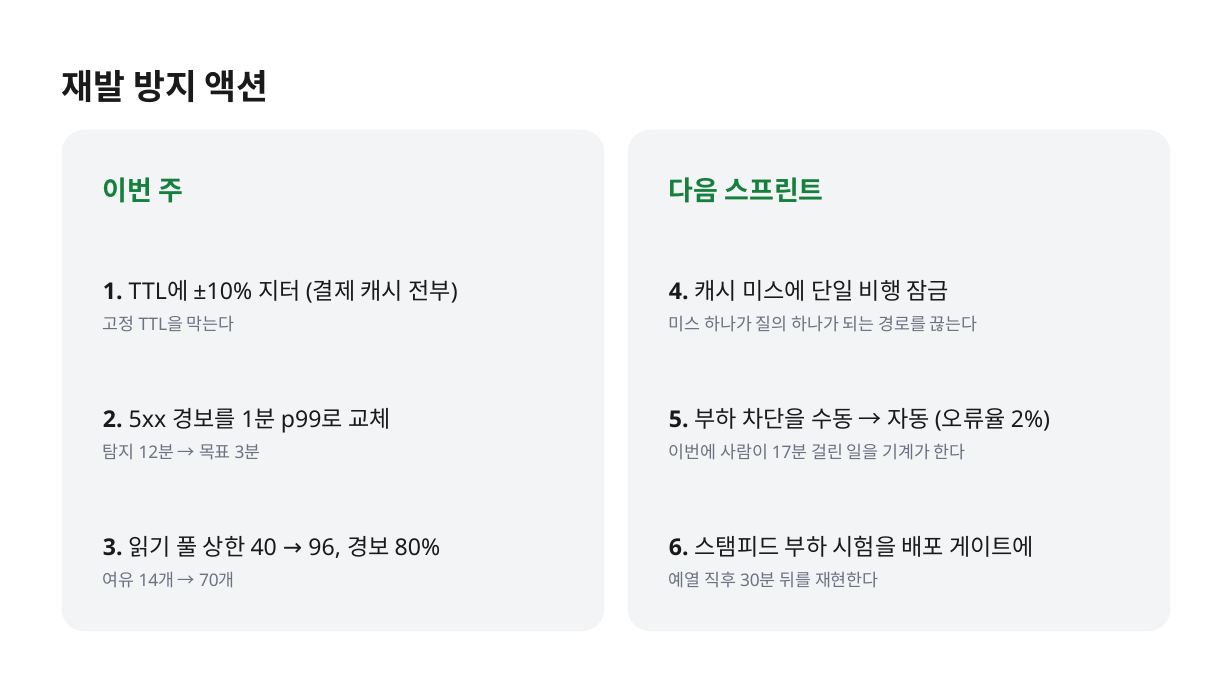
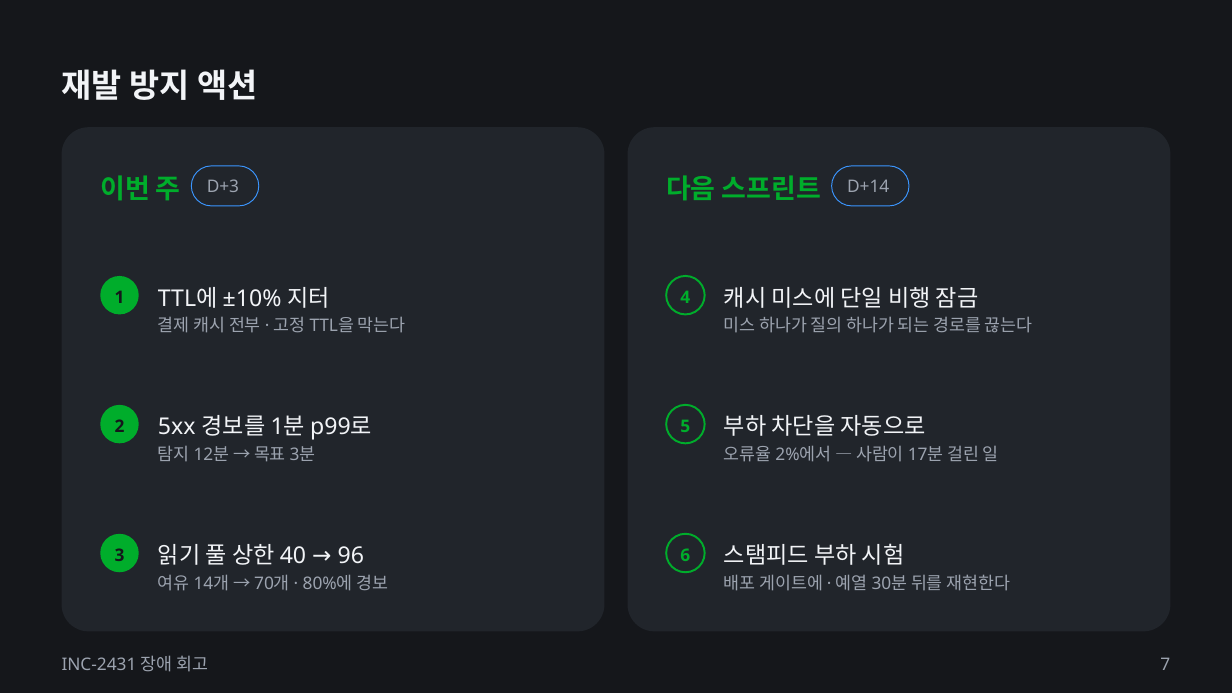
Before and after one commit to k2sebeom/balpyo, a slide deck: slide 7 of examples/showcase/decks/incident-postmortem/inc-2431-장애-회고.pptx. Drawn at 1232x693 pixels with LibreOffice and Linux fonts; fonts in the diff are those of the drawing. Boxes give left, top, right and bottom in pixels: in the first picture for what was removed or moved away, otherwise in the second. Text is boxed around its words. In the diff, an @@ line names an element or a change of style, - is before the commit and + after.

```diff
--- a/examples/showcase/decks/incident-postmortem/inc-2431-장애-회고.pptx
+++ b/examples/showcase/decks/incident-postmortem/inc-2431-장애-회고.pptx
@@ background #FFFFFF to #15171B @@
@@ title "재발 방지 액션" at (x1=62, y1=69, x2=257, y2=100): size 27 to 25.5 pt, text colour #1A1A1A to #F2F4F7; line spacing 35.1pt to 33.1pt @@
@@ rounded rectangle at (x1=62, y1=128, x2=605, y2=632): fill #F3F4F6 to #21252B; shadow on; proportions changed @@
@@ rounded rectangle at (x1=628, y1=128, x2=1171, y2=632): fill #F3F4F6 to #21252B; shadow on; proportions changed @@
@@ text "이번 주" at (x1=100, y1=175, x2=181, y2=201): text colour #15803D to #00AD2B @@
@@ rounded rectangle added at (x1=191, y1=166, x2=259, y2=206), outline #3B96FF 0.75 pt, 13.5 pt, text #9CA3AF @@
+D+3
@@ text "다음 스프린트" at (x1=666, y1=175, x2=821, y2=201): text colour #15803D to #00AD2B @@
@@ rounded rectangle added at (x1=832, y1=166, x2=909, y2=206), outline #3B96FF 0.75 pt, 13.5 pt, text #9CA3AF @@
+D+14
@@ ellipse added at (x1=101, y1=276, x2=140, y2=315), fill #00AD2B, 13.5 pt, text #15171B, bold @@
+1
@@ text at (x1=158, y1=287, x2=330, y2=308): text changed; text colour #1A1A1A to #F2F4F7 @@
-1. TTL에 ±10% 지터 (결제 캐시 전부)
+TTL에 ±10% 지터
@@ ellipse added at (x1=666, y1=276, x2=705, y2=315), outline #00AD2B 1.5 pt, 13.5 pt, text #00AD2B, bold @@
+4
@@ text at (x1=724, y1=287, x2=979, y2=308): text changed; text colour #1A1A1A to #F2F4F7 @@
-4. 캐시 미스에 단일 비행 잠금
+캐시 미스에 단일 비행 잠금
@@ text at (x1=158, y1=316, x2=406, y2=333): text changed; text colour #6B7280 to #9CA3AF @@
-고정 TTL을 막는다
+결제 캐시 전부 · 고정 TTL을 막는다
@@ text "미스 하나가 질의 하나가 되는 ..." moved from (x1=669, y1=315, x2=978, y2=332) to (x1=724, y1=317, x2=1033, y2=333) @@
@@ text "미스 하나가 질의 하나가 되는 ..." at (x1=724, y1=317, x2=1033, y2=333): text colour #6B7280 to #9CA3AF @@
@@ ellipse added at (x1=101, y1=405, x2=140, y2=444), fill #00AD2B, 13.5 pt, text #15171B, bold @@
+2
@@ text at (x1=158, y1=415, x2=372, y2=440): text changed; text colour #1A1A1A to #F2F4F7 @@
-2. 5xx 경보를 1분 p99로 교체
+5xx 경보를 1분 p99로
@@ ellipse added at (x1=666, y1=405, x2=705, y2=444), outline #00AD2B 1.5 pt, 13.5 pt, text #00AD2B, bold @@
+5
@@ text at (x1=724, y1=415, x2=926, y2=436): text changed; text colour #1A1A1A to #F2F4F7 @@
-5. 부하 차단을 수동 → 자동 (오류율 2%)
+부하 차단을 자동으로
@@ text "탐지 12분 → 목표 3분" at (x1=158, y1=445, x2=316, y2=462): text colour #6B7280 to #9CA3AF @@
@@ text "탐지 12분 → 목표 3분" moved from (x1=103, y1=443, x2=261, y2=460) to (x1=158, y1=445, x2=316, y2=462) @@
@@ text at (x1=724, y1=445, x2=999, y2=462): text changed; text colour #6B7280 to #9CA3AF @@
-이번에 사람이 17분 걸린 일을 기계가 한다
+오류율 2%에서 — 사람이 17분 걸린 일
@@ ellipse added at (x1=101, y1=534, x2=140, y2=573), fill #00AD2B, 13.5 pt, text #15171B, bold @@
+3
@@ ellipse added at (x1=666, y1=534, x2=705, y2=573), outline #00AD2B 1.5 pt, 13.5 pt, text #00AD2B, bold @@
+6
@@ text at (x1=158, y1=544, x2=364, y2=565): text changed; text colour #1A1A1A to #F2F4F7 @@
-3. 읽기 풀 상한 40 → 96, 경보 80%
+읽기 풀 상한 40 → 96
@@ text at (x1=724, y1=543, x2=905, y2=565): text changed; text colour #1A1A1A to #F2F4F7 @@
-6. 스탬피드 부하 시험을 배포 게이트에
+스탬피드 부하 시험
@@ text at (x1=158, y1=574, x2=388, y2=591): text changed; text colour #6B7280 to #9CA3AF @@
-여유 14개 → 70개
+여유 14개 → 70개 · 80%에 경보
@@ text at (x1=724, y1=574, x2=1010, y2=591): text changed; text colour #6B7280 to #9CA3AF @@
-예열 직후 30분 뒤를 재현한다
+배포 게이트에 · 예열 30분 뒤를 재현한다
@@ text added at (x1=62, y1=655, x2=208, y2=672), 13.5 pt, text #9CA3AF @@
+INC-2431 장애 회고
@@ page number added at (x1=1160, y1=657, x2=1170, y2=670), 13.5 pt, text #9CA3AF @@
+7
```
Also in this commit, not shown: 9 other slides changed, 35 other files.
